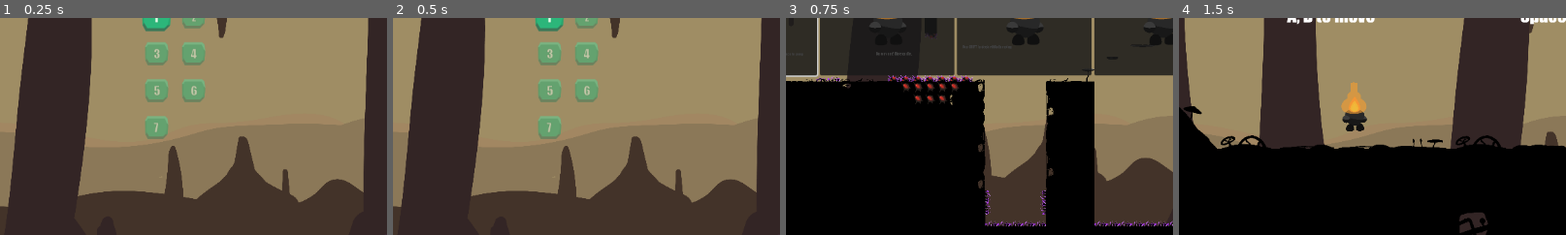
Above: before the commit, frames 1-4 (left to right).
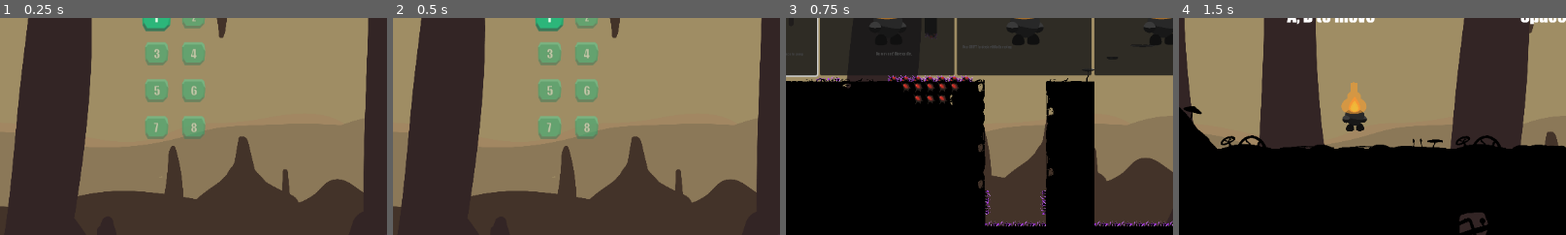
Above: after the commit, the same moments.

Repository: StarikTenger/PlatformerGame2025
Game: Godot game, scene res://scenes/UI/LevelManager.tscn
Same seed, same stepped clock (60 frames per second), same inputs: the game is played once before the commit and once after it. Sound files missing from this copy of the repository are replaced by a short silence.
Inputs (mouse positions are % of the whole screen's width and height, from its top left):
- Up to frame 1 (0.25 s): no input
- Up to frame 2 (0.5 s): no input
- Up to frame 3 (0.75 s): click (48, 30) at 0.52 s
- Up to frame 4 (1.5 s): click (34, 94) at 1.25 s
The pictures show only the part of the screen within x 27-77%, y 30-80%; the shares and areas given below are measured in that part.

The runs differ from the first frame. In frame 1, 0.6% of the frame differs, in the area x 47-54%, y 45-56%; in frame 2, 0.6%; in frame 3, nothing differs; in frame 4, nothing differs.

Commit message:
added 8 level

Diff:
--- a/scripts/UI/LevelManager.gd
+++ b/scripts/UI/LevelManager.gd
@@ -16,6 +16,7 @@
 	"res://levels/level_andrei.tscn",
 	"res://levels/level_andrei-2.tscn",
 	"res://levels/level_andrei-3.tscn",
+	"res://levels/level_5.tscn",
 ]
 
 var levels_by_id: Dictionary = {}
